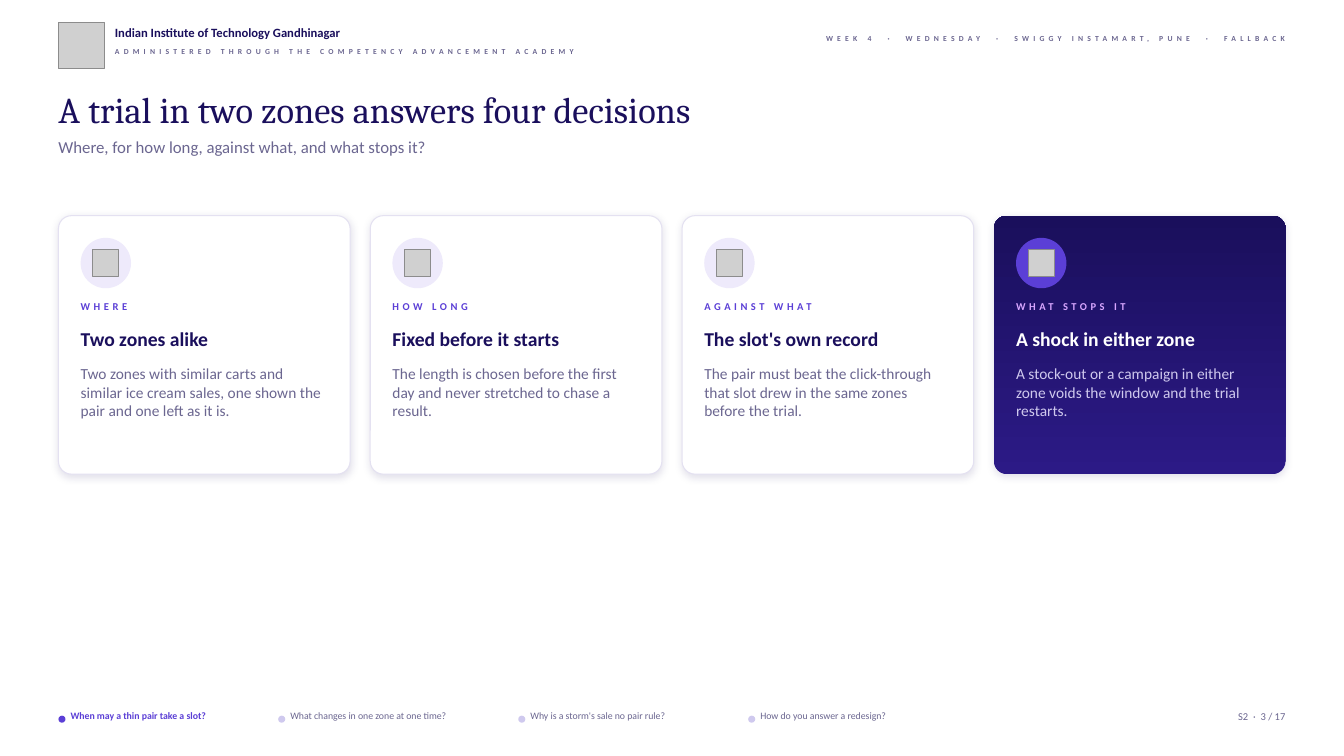
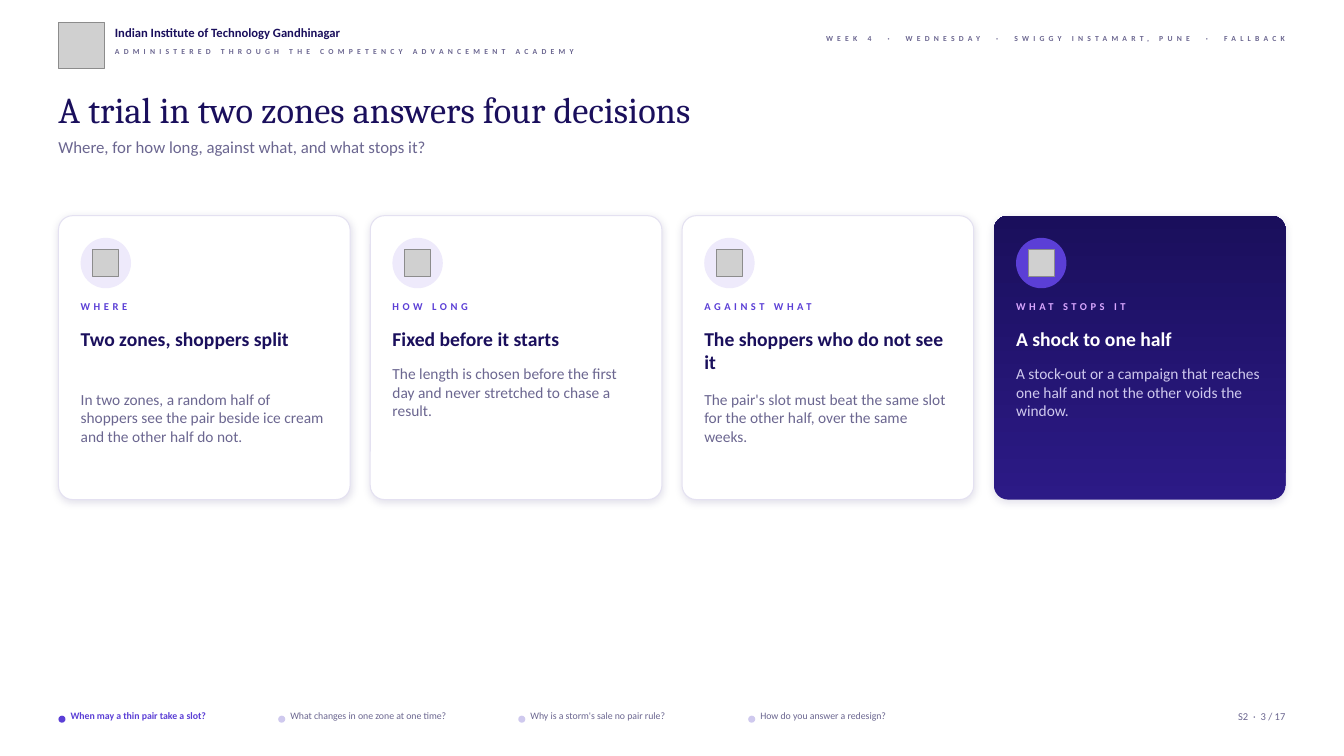
Before and after one commit to fde-academy-lab/c2-content-factory, a slide deck: slide 3 of content/W04/D3/slides/C2_W04_D03_fallback_STUDENT.pptx. Drawn at 1344x756 pixels with LibreOffice and Linux fonts; fonts in the diff are those of the drawing; grey boxes stand for pictures; background and template pictures are left out. Boxes give left, top, right and bottom in pixels: in the first picture for what was removed or moved away, otherwise in the second. Text is boxed around its words. In the diff, an @@ line names an element or a change of style, - is before the commit and + after.

```diff
--- a/content/W04/D3/slides/C2_W04_D03_fallback_STUDENT.pptx
+++ b/content/W04/D3/slides/C2_W04_D03_fallback_STUDENT.pptx
@@ rounded rectangle: place and size @@
-rounded rectangle at box(58, 216, 350, 474)
+rounded rectangle at box(58, 216, 350, 500)
@@ rounded rectangle: place and size @@
-rounded rectangle at box(370, 216, 661, 474)
+rounded rectangle at box(370, 216, 661, 500)
@@ rounded rectangle: place and size @@
-rounded rectangle at box(683, 216, 974, 474)
+rounded rectangle at box(683, 216, 974, 500)
@@ rounded rectangle: place and size @@
-rounded rectangle at box(994, 216, 1286, 474)
+rounded rectangle at box(994, 216, 1286, 500)
@@ text at box(81, 332, 289, 349): text changed @@
-Two zones alike
+Two zones, shoppers split
@@ text at box(704, 332, 944, 369): text changed @@
-The slot's own record
+The shoppers who do not see it
@@ text at box(1016, 332, 1171, 346): text changed @@
-A shock in either zone
+A shock to one half
@@ text at box(1016, 368, 1260, 416): text changed @@
-A stock-out or a campaign in either zone voids the window and the trial restarts.
+A stock-out or a campaign that reaches one half and not the other voids the window.
@@ text at box(81, 394, 323, 442): text changed @@
-Two zones with similar carts and similar ice cream sales, one shown the pair and one left as it is.
+In two zones, a random half of shoppers see the pair beside ice cream and the other half do not.
@@ text at box(704, 394, 946, 442): text changed @@
-The pair must beat the click-through that slot drew in the same zones before the trial.
+The pair's slot must beat the same slot for the other half, over the same weeks.
```
Also in this commit, not shown: 4 other slides changed, 5 other files.
